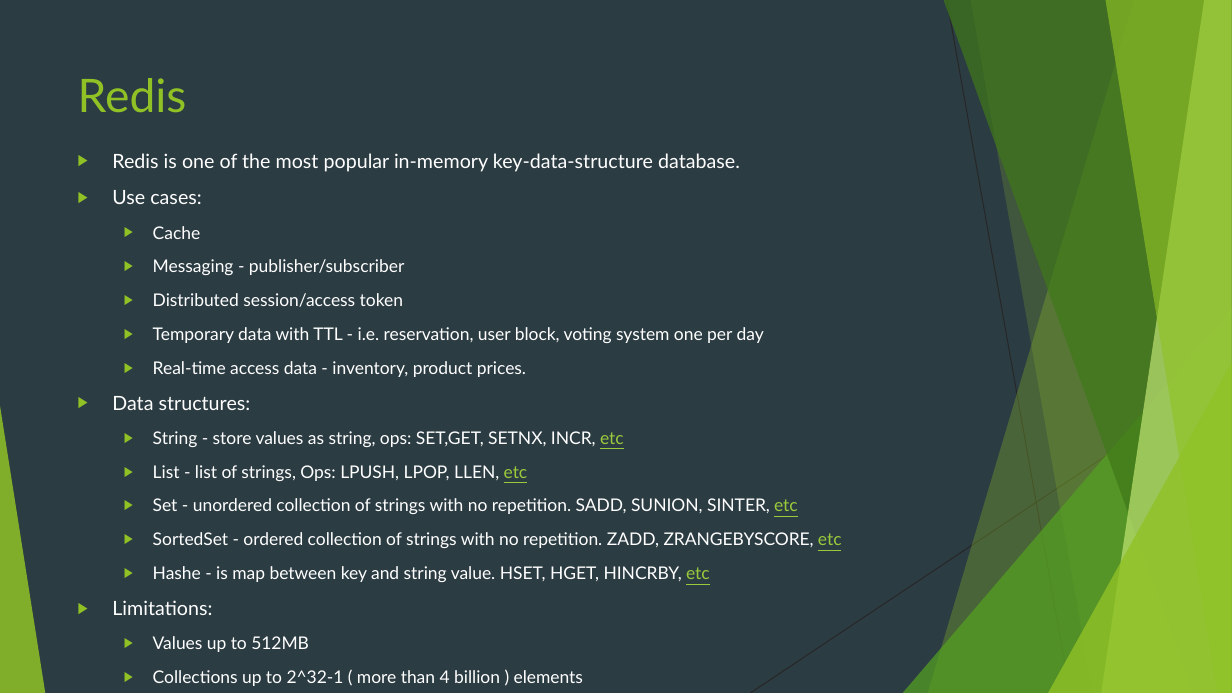
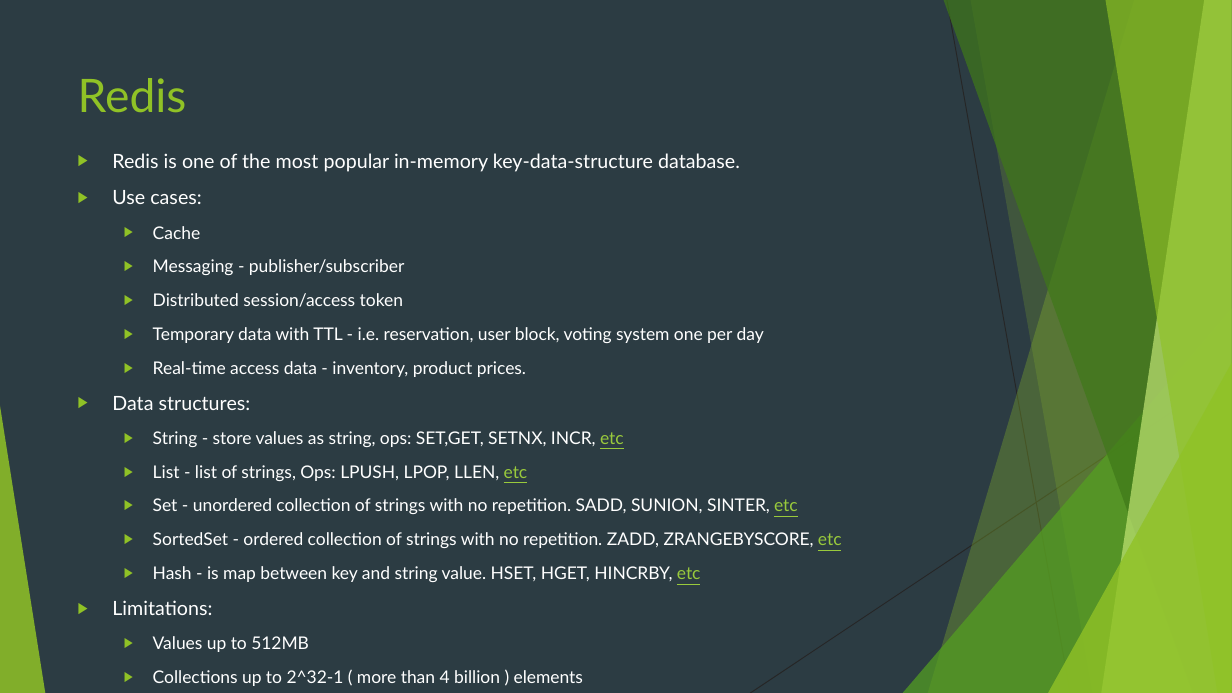
Before and after one commit to markojevtic/spring-boot-workshop, a slide deck: slide 31 of documentation/SpringBoot.pptx. Drawn at 1232x693 pixels with LibreOffice and Linux fonts; fonts in the diff are those of the drawing. Boxes give left, top, right and bottom in pixels: in the first picture for what was removed or moved away, otherwise in the second. Text is boxed around its words. In the diff, an @@ line names an element or a change of style, - is before the commit and + after.

```diff
--- a/documentation/SpringBoot.pptx
+++ b/documentation/SpringBoot.pptx
@@ text at (153,566,701,582): text changed @@
-  ▶ Hashe - is map between key and string value. HSET, HGET, HINCRBY, etc
+  ▶ Hash - is map between key and string value. HSET, HGET, HINCRBY, etc
```
Also in this commit, not shown: 6 other files.
